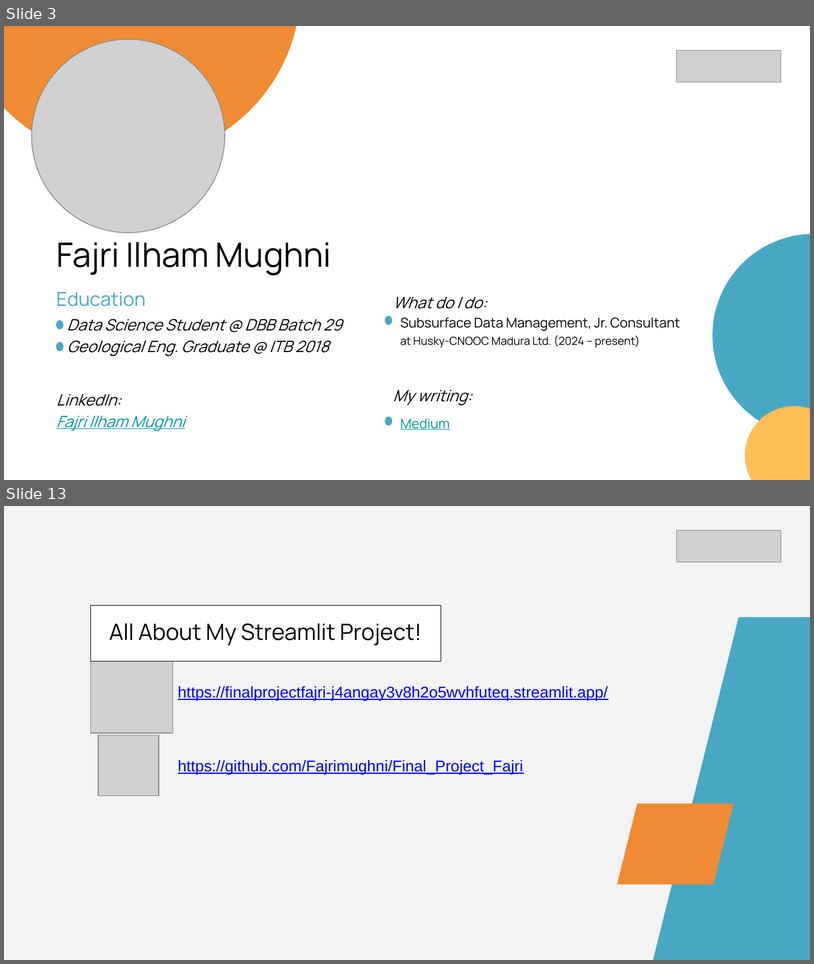
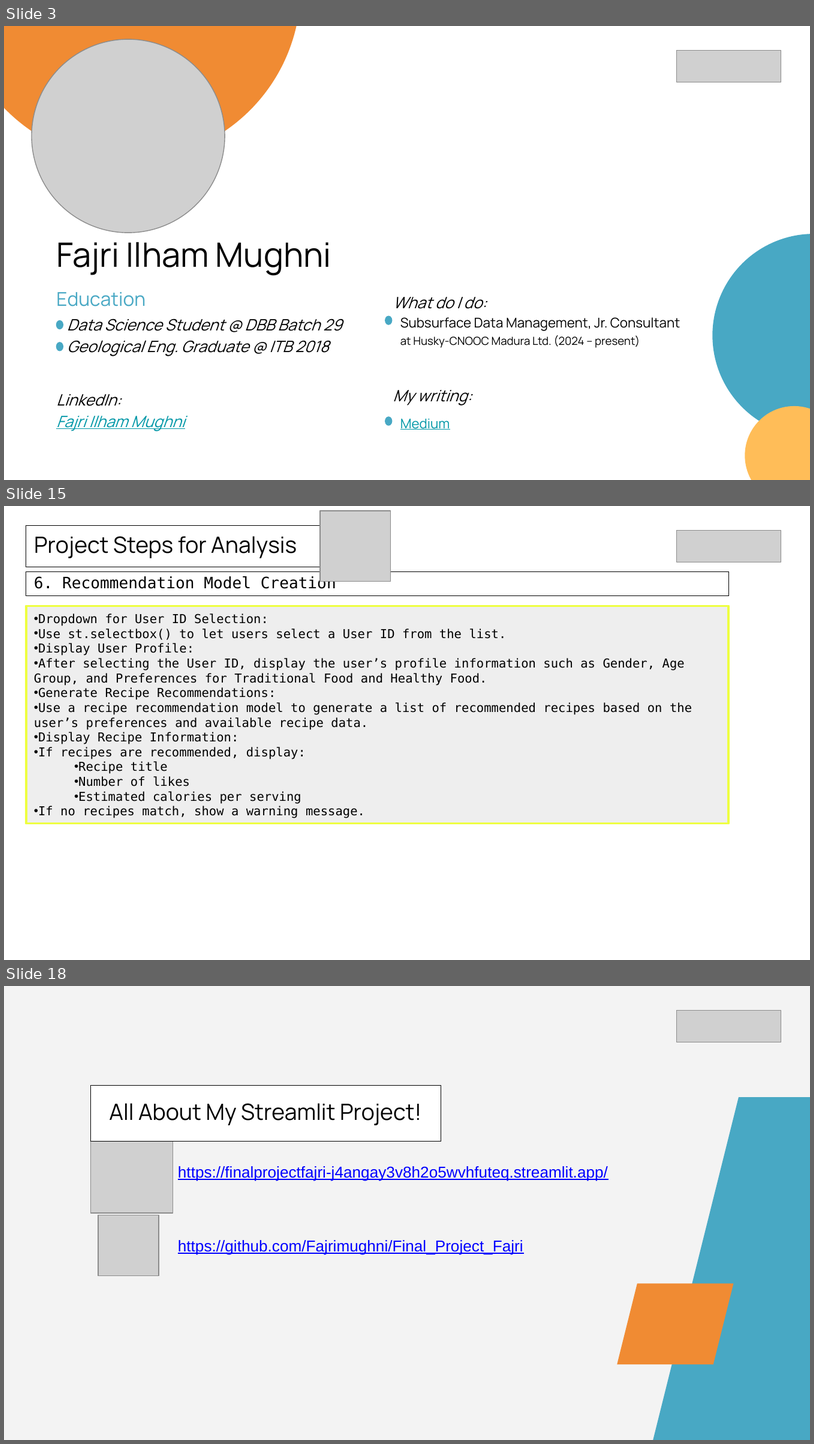
Before and after one commit to Fajrimughni/Final_Project_Fajri, a slide deck: Presentasi Final Project Data Analyst-Fajri Ilham Mughni.pptx. Shown one above the other, each under a label of ours: slides 3 and 13 before the commit, slides 3, 15 and 18 after it; the slides between them are not shown. The pictures are 814x964 and 814x1444 pixels, drawn with LibreOffice and Linux fonts; fonts in the diff are those of the drawing; grey boxes stand for pictures. Boxes give left, top, right and bottom in pixels: in the first picture for what was removed or moved away, otherwise in the second. Text is boxed around its words. In the diff, an @@ line names an element or a change of style, - is before the commit and + after.

```diff
--- a/Presentasi Final Project Data Analyst-Fajri Ilham Mughni.pptx
+++ b/Presentasi Final Project Data Analyst-Fajri Ilham Mughni.pptx
@@ slide 15 added at bbox=[4, 506, 810, 960], background #FFFFFF @@
@@ picture added at bbox=[320, 511, 391, 582] @@
@@ rectangle added at bbox=[26, 525, 320, 567], fill #FFFFFF, outline #000000 0.75 pt, 20 pt, text #000000 @@
+Project Steps for Analysis
@@ picture added at bbox=[677, 530, 782, 562] @@
@@ rectangle added at bbox=[26, 572, 729, 597], outline #000000 0.75 pt, 14 pt, text #000000 @@
+6. Recommendation Model Creation
@@ rectangle added at bbox=[26, 606, 729, 823], fill #EEEEEE, outline #EEFF41 2 pt, 11 pt, text #000000 @@
+• Dropdown for User ID Selection:
+• Use st.selectbox() to let users select a User ID from the list.
+• Display User Profile:
+• After selecting the User ID, display the user’s profile information such as Gender, Age Group, and Preferences for Traditional Food and Healthy Food.
+• Generate Recipe Recommendations:
+• Use a recipe recommendation model to generate a list of recommended recipes based on the user’s preferences and available recipe data.
+• Display Recipe Information:
+• If recipes are recommended, display:
+  • Recipe title
+  • Number of likes
+  • Estimated calories per serving
+• If no recipes match, show a warning message.
@@ what was slide 13 is now slide 18 @@
```
Also in this commit, not shown: 6 slides changed, 9 other slides added, 5 slides removed, 3 other files.
